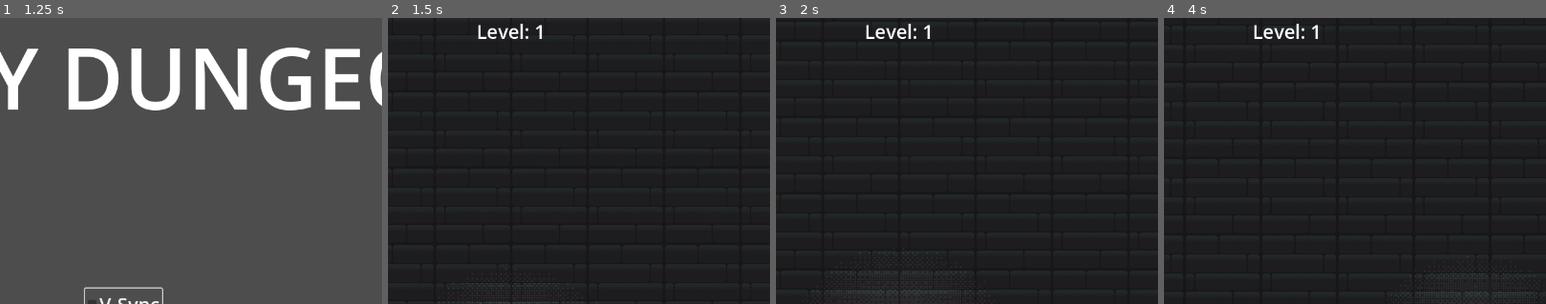
Above: before the commit, frames 1-4 (left to right).
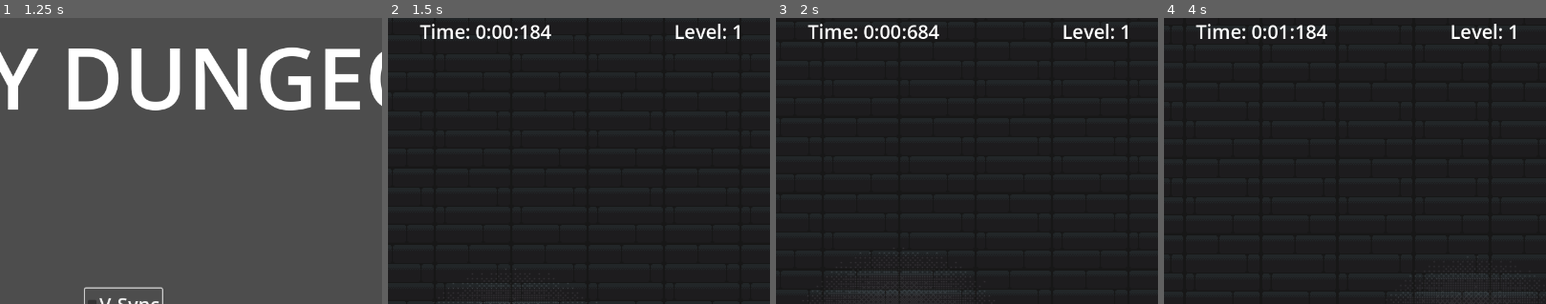
Above: after the commit, the same moments.

Repository: mibi88/MossyDungeon
Game: Godot game, scene res://title.tscn
The game is run twice, just before and just after one commit, with the same random seed, the same clock (stepped at 60 frames per second) and the same inputs.
Inputs:
- Up to frame 1 (1.25 s): click "V-Sync" at 0.5 s
- Up to frame 2 (1.5 s): click "Play" at 1.25 s
- Up to frame 3 (2 s): no input
- Up to frame 4 (4 s): click "Main menu" at 2 s; click "Play" at 2.75 s; tap Enter (ui_accept) at 3.5, 3.77 s; hold Right (ui_right) from 3.53 s (still down)
The pictures show only the part of the screen within x 34-84%, y 0-50%; the shares and areas given below are measured in that part.

Frame 1 is identical in both runs. In frame 2, 1.3% of the frame differs, in the area x 8-92%, y 2-8%; in frame 3, 1.2%; in frame 4, 1.3%.

Commit message:
Added ravens and a timer

Diff:
--- a/Fireball.gd
+++ b/Fireball.gd
@@ -13,11 +13,9 @@
 
 # Called when the node enters the scene tree for the first time.
 func _ready():
-	hide()
 	wait = true
 	await get_tree().create_timer(randf_range(0, 5)).timeout
 	wait = false
-	show()
 
 	velocity.y = -speed
 	org_y = position.y
@@ -33,12 +31,10 @@
 			scale.x = -scale.x
 			print("switch")
 		if position.y >= org_y:
-			hide()
 			position.y = org_y
 			wait = true
 			await get_tree().create_timer(randf_range(0, 5)).timeout
 			wait = false
-			show()
 			velocity.y = -speed
 
 func _on_area_2d_body_entered(body):
--- a/Play.gd
+++ b/Play.gd
@@ -20,3 +20,5 @@
 	Ingame.deaths = 0
 
 	get_tree().change_scene_to_file("res://main.tscn")
+
+	Ingame.start_time = Time.get_ticks_msec()
--- /dev/null
+++ b/Time.gd
@@ -0,0 +1,20 @@
+extends Label
+
+
+# Called when the node enters the scene tree for the first time.
+func _ready():
+	pass # Replace with function body.
+
+
+# Called every frame. 'delta' is the elapsed time since the previous frame.
+func _process(delta):
+	Ingame.time = Time.get_ticks_msec() - Ingame.start_time
+
+	var ms = Ingame.time%1000
+	var sec = Ingame.time/1000
+	var min = sec/60
+	sec = sec%60
+
+	Ingame.time_str = "Time: %d:%02d:%03d" % [min, sec, ms]
+
+	set_text(Ingame.time_str)
--- a/Time_end.gd
+++ b/Time_end.gd
@@ -3,7 +3,7 @@
 
 # Called when the node enters the scene tree for the first time.
 func _ready():
-	pass # Replace with function body.
+	set_text(Ingame.time_str)
 
 
 # Called every frame. 'delta' is the elapsed time since the previous frame.
--- a/ingame.gd
+++ b/ingame.gd
@@ -6,3 +6,9 @@
 var level = 0
 
 var deaths = 0
+
+var start_time = 0
+
+var time = 0
+
+var time_str = "Time:"
--- a/level1.tscn
+++ b/level1.tscn
@@ -9,7 +9,7 @@
 tile_set = ExtResource("1_u6f6i")
 format = 2
 layer_0/y_sort_origin = 1
-layer_0/tile_data = PackedInt32Array(-196612, 0, 2, -196611, …(17786 unchanged characters)… 393271, 0, 3, 393272, 0, 3, 393273, 0, 3)
+layer_0/tile_data = PackedInt32Array(-196612, 0, 2, -196611, …(17786 unchanged characters)… 393271, 0, 3, 393272, 0, 3, 393273, 0, 3, 65573, 1, 131072, 65585, 1, 131072)
 layer_1/name = ""
 layer_1/enabled = true
 layer_1/modulate = Color(1, 1, 1, 1)
--- /dev/null
+++ b/raven.gd
@@ -0,0 +1,36 @@
+extends CharacterBody2D
+
+var org_y
+
+var speed = 1
+
+var mov = 50
+
+var dir = 1
+
+# Called when the node enters the scene tree for the first time.
+func _ready():
+	org_y = position.y
+
+# Called every frame. 'delta' is the elapsed time since the previous frame.
+func _physics_process(delta):
+	velocity.y += dir*speed
+
+	if velocity.y > mov or velocity.y < -mov:
+		dir = -dir
+
+	move_and_slide()
+	print(velocity.y)
+
+func _on_area_2d_body_entered(body):
+	if body.name == "Player":
+		body.die()
+	else:
+		print(body.name)
+
+func _on_area_2d_2_body_entered(body):
+	if body.name == "Player":
+		body.jump()
+		queue_free()
+	else:
+		print(body.name)
--- /dev/null
+++ b/raven.tscn
@@ -0,0 +1,73 @@
+[gd_scene load_steps=8 format=3 uid="uid://ddhgggu0rwjr4"]
+
+[ext_resource type="Script" path="res://raven.gd" id="1_105s3"]
+[ext_resource type="Texture2D" uid="uid://tofvhnbsterb" path="res://assets/raven.png" id="1_r7ivc"]
+
+[sub_resource type="RectangleShape2D" id="RectangleShape2D_85e3w"]
+size = Vector2(22, 19.0322)
+
+[sub_resource type="Animation" id="Animation_b5dc2"]
+resource_name = "fly"
+length = 0.5
+loop_mode = 1
+step = 0.05
+tracks/0/type = "value"
+tracks/0/imported = false
+tracks/0/enabled = true
+tracks/0/path = NodePath("Sprite2D:frame")
+tracks/0/interp = 1
+tracks/0/loop_wrap = true
+tracks/0/keys = {
+"times": PackedFloat32Array(0, 0.25),
+"transitions": PackedFloat32Array(1, 1),
+"update": 1,
+"values": [0, 1]
+}
+
+[sub_resource type="AnimationLibrary" id="AnimationLibrary_3rdkf"]
+_data = {
+"fly": SubResource("Animation_b5dc2")
+}
+
+[sub_resource type="RectangleShape2D" id="RectangleShape2D_omqy4"]
+size = Vector2(56, 32)
+
+[sub_resource type="RectangleShape2D" id="RectangleShape2D_u4lef"]
+size = Vector2(64, 13)
+
+[node name="Raven" type="CharacterBody2D"]
+position = Vector2(0, 10)
+script = ExtResource("1_105s3")
+
+[node name="CollisionShape2D" type="CollisionShape2D" parent="."]
+position = Vector2(-9, 0.51612)
+shape = SubResource("RectangleShape2D_85e3w")
+
+[node name="Sprite2D" type="Sprite2D" parent="."]
+texture = ExtResource("1_r7ivc")
+hframes = 2
+
+[node name="AnimationPlayer" type="AnimationPlayer" parent="."]
+autoplay = "fly"
+libraries = {
+"": SubResource("AnimationLibrary_3rdkf")
+}
+
+[node name="Area2D" type="Area2D" parent="."]
+collision_layer = 2
+collision_mask = 2
+
+[node name="CollisionShape2D" type="CollisionShape2D" parent="Area2D"]
+position = Vector2(-4, 16)
+shape = SubResource("RectangleShape2D_omqy4")
+
+[node name="Area2D2" type="Area2D" parent="."]
+collision_layer = 2
+collision_mask = 2
+
+[node name="CollisionShape2D" type="CollisionShape2D" parent="Area2D2"]
+position = Vector2(0, -6.5)
+shape = SubResource("RectangleShape2D_u4lef")
+
+[connection signal="body_entered" from="Area2D" to="." method="_on_area_2d_body_entered"]
+[connection signal="body_entered" from="Area2D2" to="." method="_on_area_2d_2_body_entered"]
--- a/tileset.tres
+++ b/tileset.tres
@@ -1,7 +1,8 @@
-[gd_resource type="TileSet" load_steps=9 format=3 uid="uid://br8eppf55ht7j"]
+[gd_resource type="TileSet" load_steps=10 format=3 uid="uid://br8eppf55ht7j"]
 
 [ext_resource type="Texture2D" uid="uid://btgobs3tj0ki2" path="res://assets/tiles.png" id="1_akluj"]
 [ext_resource type="PackedScene" uid="uid://da4wlmihpu6d4" path="res://skeleton.tscn" id="2_j6ds3"]
+[ext_resource type="PackedScene" uid="uid://ddhgggu0rwjr4" path="res://raven.tscn" id="3_2qr8x"]
 [ext_resource type="PackedScene" uid="uid://c8dvwmenevjfi" path="res://sign.tscn" id="3_6r2i3"]
 [ext_resource type="PackedScene" uid="uid://r6kje1sxuu5e" path="res://fireball.tscn" id="4_70t56"]
 
@@ -59,6 +60,7 @@
 
 [sub_resource type="TileSetScenesCollectionSource" id="TileSetScenesCollectionSource_my6b7"]
 scenes/1/scene = ExtResource("2_j6ds3")
+scenes/2/scene = ExtResource("3_2qr8x")
 scenes/3/scene = ExtResource("3_6r2i3")
 scenes/4/scene = ExtResource("4_70t56")
 
--- a/ui.tscn
+++ b/ui.tscn
@@ -7,6 +7,7 @@
 [ext_resource type="Script" path="res://Deaths.gd" id="5_g36uu"]
 [ext_resource type="Script" path="res://Level_num.gd" id="6_l1bfk"]
 [ext_resource type="Script" path="res://Main_menu2.gd" id="7_g8pon"]
+[ext_resource type="Script" path="res://Time.gd" id="8_pi686"]
 
 [sub_resource type="Theme" id="Theme_a48dr"]
 
@@ -61,12 +62,12 @@
 
 [node name="Level_num" type="Label" parent="."]
 layout_mode = 1
-anchors_preset = 5
-anchor_left = 0.5
-anchor_right = 0.5
-offset_left = -20.0
-offset_right = 20.0
-offset_bottom = 23.0
+anchors_preset = -1
+anchor_left = 0.758
+anchor_right = 0.758
+offset_left = -47.24
+offset_right = 48.76
+offset_bottom = 48.0
 grow_horizontal = 2
 theme_override_font_sizes/font_size = 32
 text = "Level: "
@@ -94,4 +95,17 @@
 theme_override_font_sizes/font_size = 32
 autowrap_mode = 3
 
+[node name="Time" type="Label" parent="."]
+layout_mode = 1
+anchors_preset = -1
+anchor_left = 0.434
+anchor_right = 0.434
+offset_left = -0.52002
+offset_right = 84.48
+offset_bottom = 48.0
+grow_horizontal = 2
+theme_override_font_sizes/font_size = 32
+text = "Time:"
+script = ExtResource("8_pi686")
+
 [connection signal="pressed" from="Main menu" to="Main menu" method="_on_pressed"]
Binary file added: assets/raven.png
Not shown, added: assets/raven.png.import
Not shown: 1 places in ui.tscn that only renumber resources
